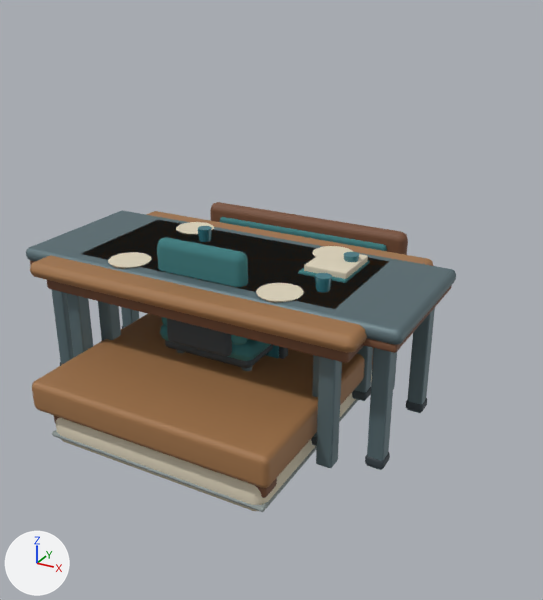
An edit to the Blender file art_source/furniture/office_furniture.blend, drawn before and after from the same camera.
Both versions are drawn from a camera (50 mm lens) standing at (2.23, -3.58, 2.47) and looking at (0.21, 0.09, 0.64). Every picture has the same lights, and +X, +Y and +Z are marked at lower left. The first picture is the older version.

Objects in the first picture: 'BedFrame', 'BedMattress', 'DiningTable', 'EditingDesk', 'OfficeChair', 'WriterDesk' and 2 more.
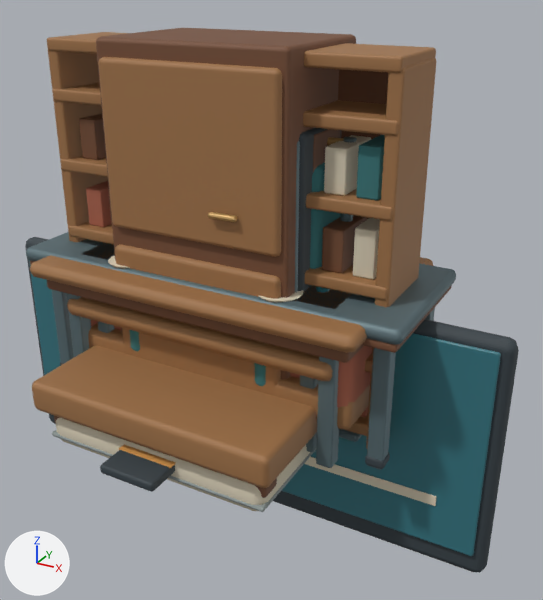
What differs and where, as boxes (x1, y1, x2, y2) in the pictures (543 x 600 px):
'Wardrobe', added: after (96, 28, 356, 395)
'ScriptLibrary', added: after (47, 32, 436, 449)
'PreviewWall', added: after (25, 237, 519, 573)
'ClubTable', added: after (67, 297, 333, 452)
'ClubSofa', added: after (88, 320, 372, 429)
'EquipmentRack', added: after (295, 128, 341, 292)
'CableRun', added: after (100, 444, 176, 492)
'CostumeRail', added: after (310, 137, 357, 269)
'ClubChair', added (mostly hidden): after (129, 330, 266, 386)
'ServingLine', added (mostly hidden): after (339, 429, 362, 442)
'WriterDesk', unchanged, covered by the edit: before (81, 220, 389, 446); after (81, 243, 350, 309)
'OfficeChair', unchanged, covered by the edit: before (157, 237, 273, 368)

Edits to the bpy script that builds the scene:
```text
Add ob_cablerun:
    ob_cablerun = bpy.data.objects.new('CableRun', me_cablerun)  # 336 vertices, 324 faces; spans x -0.17..0.17, y -1.11..1.11, z 0.0..0.06; in mat_darkpolymer (greyish blue #374147), mat_interfaceamber (orange #d4974d)
    ob_cablerun.location = (0.0, 0.0, 0.0)
Add ob_costumerail:
    ob_costumerail = bpy.data.objects.new('CostumeRail', me_costumerail)  # 520 vertices, 474 faces; spans x -0.77..0.77, y -0.25..0.25, z 0.0..1.68; in mat_slatesteel (greyish cyan #61767c), mat_darkpolymer (greyish blue #374147), mat_brushedbrass (orange #bf9960), mat_terracottaupholstery (brown #ad654e), mat_ivorypaper (pale yellow #dbd1ba), mat_feltteal (dark cyan #3a797c)
    ob_costumerail.location = (0.0, 0.0, 0.0)
Add ob_clubtable:
    ob_clubtable = bpy.data.objects.new('ClubTable', me_clubtable)  # 416 vertices, 392 faces; spans x -0.89..0.89, y -0.52..0.52, z 0.0..0.79; in mat_studiowalnut (brown #a07348), mat_slatesteel (greyish cyan #61767c), mat_feltteal (dark cyan #3a797c), mat_ivorypaper (pale yellow #dbd1ba)
    ob_clubtable.location = (0.0, 0.0, 0.0)
Add ob_wardrobe:
    ob_wardrobe = bpy.data.objects.new('Wardrobe', me_wardrobe)  # 280 vertices, 270 faces; spans x -0.57..0.57, y -0.48..0.4, z 0.0..2.15; in mat_walnutedge (brown #764d35), mat_studiowalnut (brown #a07348), mat_brushedbrass (orange #bf9960)
    ob_wardrobe.location = (0.0, 0.0, 0.0)
Add ob_clubchair:
    ob_clubchair = bpy.data.objects.new('ClubChair', me_clubchair)  # 504 vertices, 486 faces; spans x -0.515..0.515, y -0.445..0.44, z 0.004..1.04; in mat_studiowalnut (brown #a07348), mat_feltteal (dark cyan #3a797c), mat_darkpolymer (greyish blue #374147)
    ob_clubchair.location = (0.0, 0.0, 0.0)
Add ob_clubsofa:
    ob_clubsofa = bpy.data.objects.new('ClubSofa', me_clubsofa)  # 560 vertices, 540 faces; spans x -0.97..0.97, y -0.44..0.44, z 0.0..1.04; in mat_studiowalnut (brown #a07348), mat_terracottaupholstery (brown #ad654e), mat_darkpolymer (greyish blue #374147)
    ob_clubsofa.location = (0.0, 0.0, 0.0)
Add ob_servingline:
    ob_servingline = bpy.data.objects.new('ServingLine', me_servingline)  # 440 vertices, 406 faces; spans x -1.03..1.03, y -0.19..0.25, z 0.0..0.39; in mat_slatesteel (greyish cyan #61767c), mat_broadleaf (green #598e57), mat_interfaceamber (orange #d4974d), mat_terracottaupholstery (brown #ad654e)
    ob_servingline.location = (0.0, 0.0, 0.0)
Add ob_previewwall:
    ob_previewwall = bpy.data.objects.new('PreviewWall', me_previewwall)  # 392 vertices, 378 faces; spans x -1.69..1.69, y -0.11..0.06, z -0.76..0.76; in mat_darkpolymer (greyish blue #374147), mat_monitorglass (cyan #357681), mat_feltteal (dark cyan #3a797c), mat_interfaceamber (orange #d4974d), mat_ivorypaper (pale yellow #dbd1ba)
    ob_previewwall.location = (0.0, 0.0, 0.0)
Add ob_equipmentrack:
    ob_equipmentrack = bpy.data.objects.new('EquipmentRack', me_equipmentrack)  # 1008 vertices, 972 faces; spans x -0.6..0.6, y -0.37..0.29, z 0.0..1.74; in mat_darkpolymer (greyish blue #374147), mat_slatesteel (greyish cyan #61767c), mat_walnutedge (brown #764d35), mat_interfaceamber (orange #d4974d)
    ob_equipmentrack.location = (0.0, 0.0, 0.0)
Add ob_scriptlibrary:
    ob_scriptlibrary = bpy.data.objects.new('ScriptLibrary', me_scriptlibrary)  # 2520 vertices, 2430 faces; spans x -1.07..1.07, y -0.25..0.26, z 0.01..2.12; in mat_walnutedge (brown #764d35), mat_studiowalnut (brown #a07348), mat_ivorypaper (pale yellow #dbd1ba), mat_feltteal (dark cyan #3a797c), mat_terracottaupholstery (brown #ad654e)
    ob_scriptlibrary.location = (0.0, 0.0, 0.0)
```
